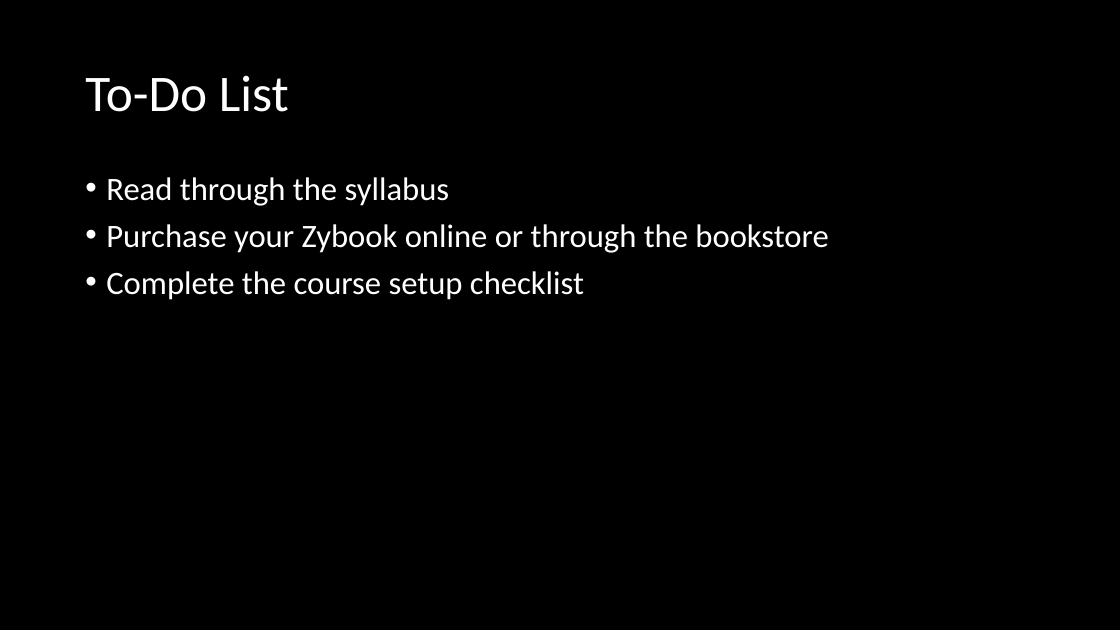
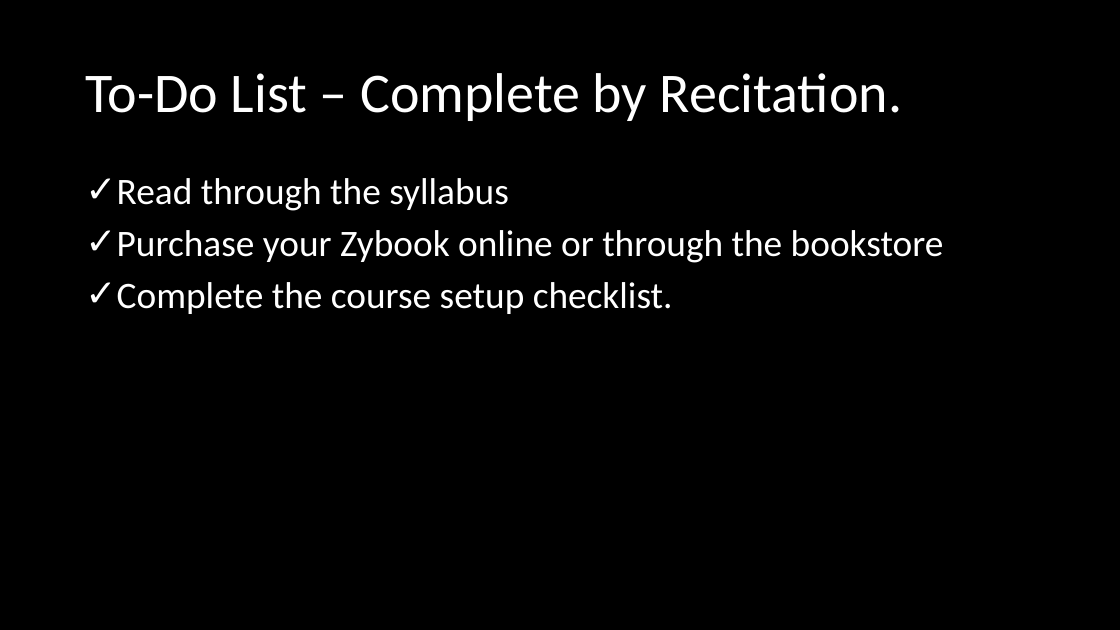
Before and after one commit to ist256/IST256.github.io, a slide deck: slide 32 of content/00/Course-Intro.pptx (slide 36 before the commit). Drawn at 1120x630 pixels with LibreOffice and Linux fonts; fonts in the diff are those of the drawing. Boxes give left, top, right and bottom in pixels: in the first picture for what was removed or moved away, otherwise in the second. Text is boxed around its words. In the diff, an @@ line names an element or a change of style, - is before the commit and + after.

```diff
--- a/content/00/Course-Intro.pptx
+++ b/content/00/Course-Intro.pptx
@@ title at (x1=85, y1=73, x2=902, y2=121): text changed; size 44 to 48 pt @@
-To-Do List
+To-Do List – Complete by Recitation.
@@ text at (x1=117, y1=178, x2=944, y2=263): size 28 to 32 pt in "Read through the syllabus", "Purchase your Zybook online or through the ..."; bullet • to ✓ @@
@@ text at (x1=117, y1=282, x2=673, y2=314): text changed; size 28 to 32 pt @@
-• Complete the course setup checklist
+✓ Complete the course setup checklist.
```
Also in this commit, not shown: 14 other slides changed, 2 slides added, 6 slides removed, 2 other files.
